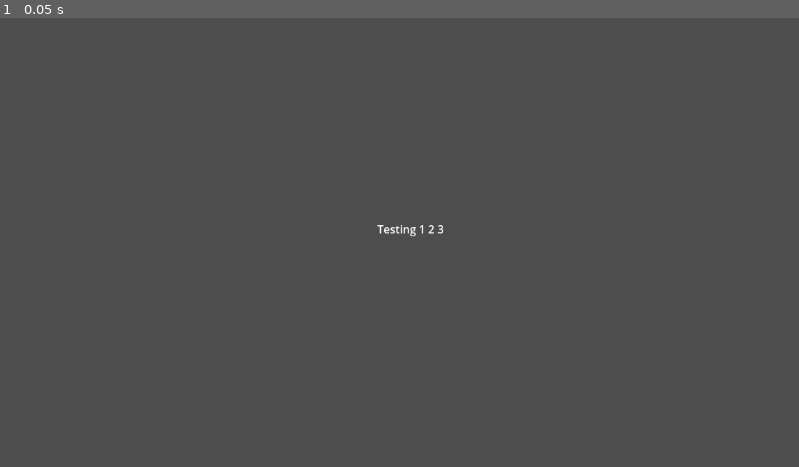
Above: before the commit, frame 1.
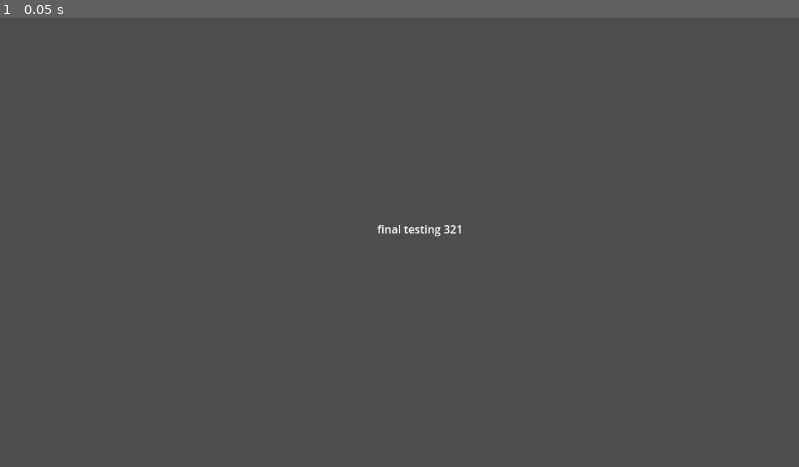
Above: after the commit, the same moment.

Repository: leahHigman/Rise-of-Scout
Game: Godot game, scene res://test.tscn
Same seed, same stepped clock (60 frames per second), same inputs: the game is played once before the commit and once after it. The project has no main scene, so this scene is started directly.
Inputs:
- Up to frame 1 (0.05 s): no input

The runs differ from the first frame. In frame 1, 0.1% of the frame differs, in the area x 47-58%, y 46-49%.

Commit message:
final test commit for now

Diff:
--- a/rise-of-scout/test.tscn
+++ b/rise-of-scout/test.tscn
@@ -7,5 +7,4 @@
 offset_top = 293.0
 offset_right = 598.0
 offset_bottom = 316.0
-text = "Testing 1 2 3
-"
+text = "final testing 321"
